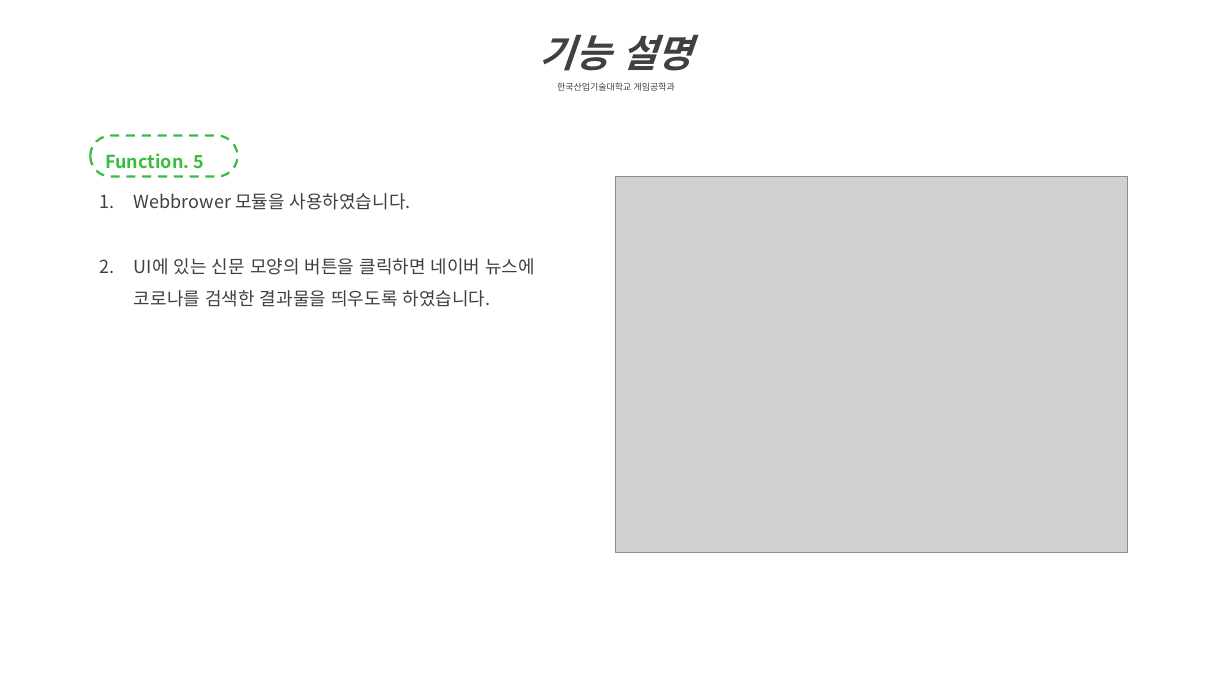
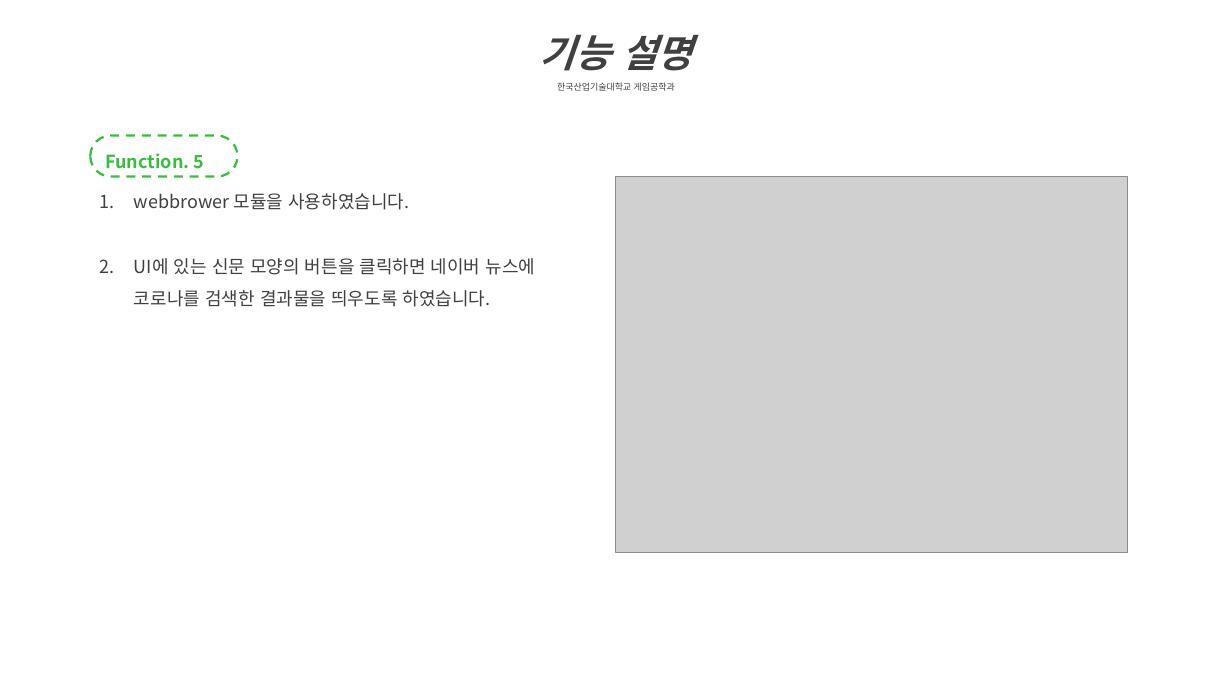
Before and after one commit to LEEMIREUK/ScriptLanguage, a slide deck: slide 10 of 스크립트언어 텀프로젝트 최종 보고서_2016182027.pptx. Drawn at 1232x693 pixels with LibreOffice and Linux fonts; fonts in the diff are those of the drawing; grey boxes stand for pictures. Boxes give left, top, right and bottom in pixels: in the first picture for what was removed or moved away, otherwise in the second. Text is boxed around its words. In the diff, an @@ line names an element or a change of style, - is before the commit and + after.

```diff
--- a/스크립트언어 텀프로젝트 최종 보고서_2016182027.pptx
+++ b/스크립트언어 텀프로젝트 최종 보고서_2016182027.pptx
@@ text at [134,193,409,210]: text changed @@
-1. Webbrower 모듈을 사용하였습니다.
+1. webbrower 모듈을 사용하였습니다.
```
Also in this commit, not shown: 7 other slides changed.
